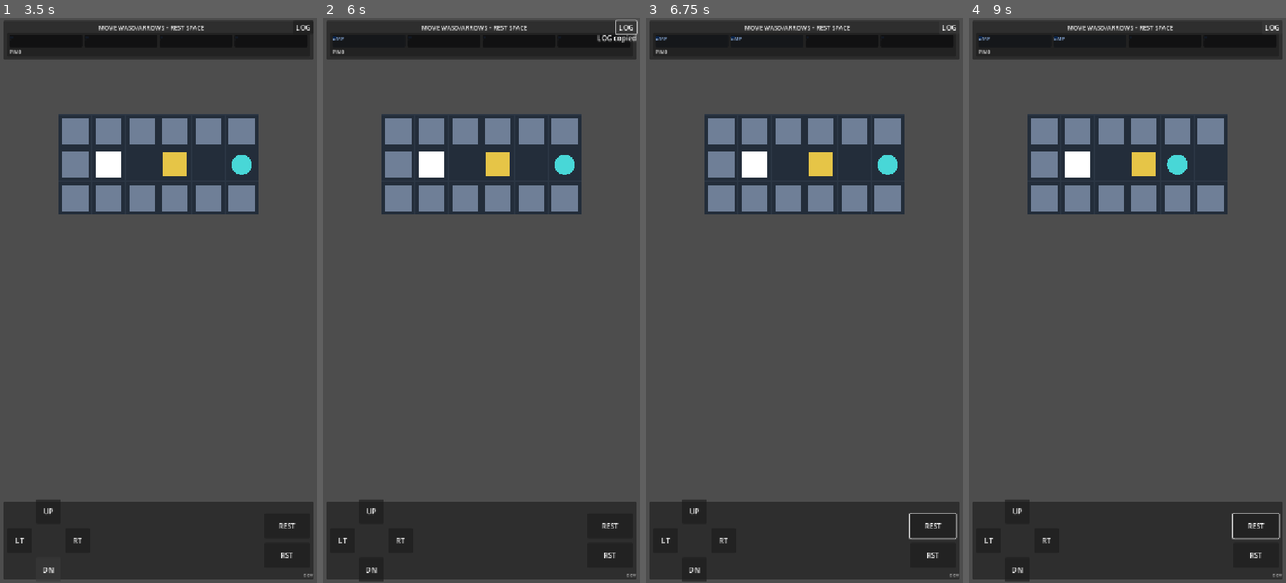
Above: before the commit, frames 1-4 (left to right).
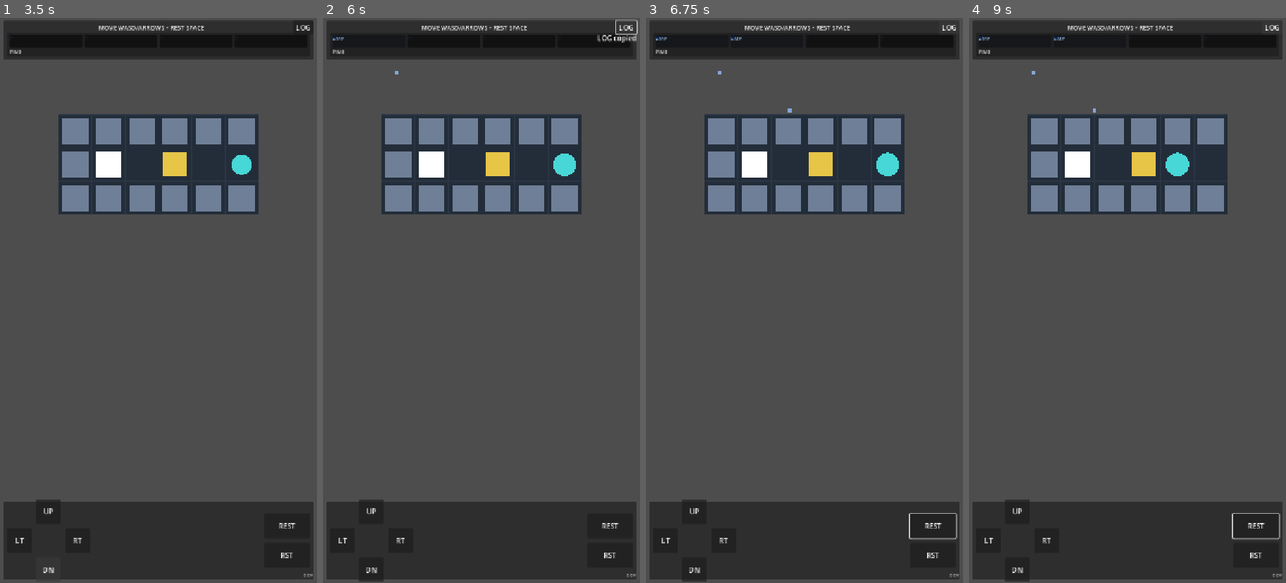
Above: after the commit, the same moments.

Repository: hszqf/Scatterbrain
Game: Godot game, scene res://scenes/app/App.tscn
Same seed, same stepped clock (60 frames per second), same inputs: the game is played once before the commit and once after it.
Inputs:
- Up to frame 1 (3.5 s): click "UP" at 0.5 s; click "LT" at 1.25 s; click "RT" at 2 s; click "DN" at 2.75 s
- Up to frame 2 (6 s): click "REST" at 3.5 s; click "RST" at 4.25 s; click "LOG" at 5 s; tap Enter at 5.75 s; hold Right (move_right) from 5.78 s (still down); tap Space (empty_change) at 5.85 s
- Up to frame 3 (6.75 s): tap R (restart_level) at 6.5 s; release Right (move_right) at 6.53 s; hold Down (move_down) from 6.53 s (still down); tap Space (empty_change) at 6.6 s
- Up to frame 4 (9 s): tap R (restart_level) at 7.25, 8, 8.75 s; release Down (move_down) at 7.28 s; hold Right (move_right) 7.28-8.03 s; tap Space (empty_change) at 7.35, 8.1, 8.85 s; hold Up (move_up) 8.03-8.78 s; hold Left (move_left) from 8.78 s (still down)

Frame 1 is identical in both runs. In frame 2, less than 0.1% of the frame differs, in the area x 22-80%, y 9-28%; in frame 3, less than 0.1%; in frame 4, less than 0.1%.

Commit message:
Add change highlight/fly-in feedback and broaden replay pushout gate

Diff:
--- a/scripts/game/board_view.gd
+++ b/scripts/game/board_view.gd
@@ -101,6 +101,24 @@
 	await _player_view.play_meditate_pulse(action_duration)
 
 
+func get_change_source_global_position(change: ChangeRecord) -> Vector2:
+	var source_node: Node2D = _resolve_change_source_node(change)
+	if source_node != null:
+		return source_node.global_position
+	return global_position
+
+
+func play_change_source_highlight(change: ChangeRecord, duration: float = 0.22) -> void:
+	var source_node: Node2D = _resolve_change_source_node(change)
+	if source_node == null:
+		return
+	var half_duration: float = maxf(duration * 0.5, 0.04)
+	var tween: Tween = create_tween()
+	tween.tween_property(source_node, "scale", Vector2(1.15, 1.15), half_duration).set_trans(Tween.TRANS_SINE).set_ease(Tween.EASE_OUT)
+	tween.tween_property(source_node, "scale", Vector2.ONE, half_duration).set_trans(Tween.TRANS_SINE).set_ease(Tween.EASE_IN_OUT)
+	await tween.finished
+
+
 func get_player_view() -> PlayerView:
 	return _player_view
 
@@ -149,3 +167,13 @@
 
 func get_box_view(entity_id: StringName) -> BoxView:
 	return _ensure_box(entity_id)
+
+
+func _resolve_change_source_node(change: ChangeRecord) -> Node2D:
+	if change == null:
+		return null
+	if change.type == ChangeRecord.ChangeType.EMPTY or change.subject_id == &"":
+		return _player_view
+	if _boxes.has(change.subject_id):
+		return _boxes[change.subject_id]
+	return _player_view
--- a/scripts/game/game_controller.gd
+++ b/scripts/game/game_controller.gd
@@ -208,6 +208,18 @@
 
 
 func append_change(change: ChangeRecord) -> void:
+	if change == null:
+		return
+	var queue_before_append: Array[ChangeRecord] = _queue.entries()
+	var source_global_pos: Vector2 = _board_view.get_change_source_global_position(change)
+	_board_view.play_change_source_highlight(change)
+	_queue_view.play_incoming_change_fx(
+		change,
+		source_global_pos,
+		queue_before_append,
+		_defaults.memory_capacity,
+		_defaults.obsession_capacity
+	)
 	_last_appended_change_summary = _change_summary_or_none(change)
 	_queue.append(change)
 	_recompile_world("append: %s" % change.summary())
@@ -247,7 +259,7 @@
 	_last_pushed_out_summaries = _change_summaries(result.pushed_out_changes)
 	_last_generated_ghost_summaries = _change_summaries(result.generated_ghost_changes)
 	_last_queue_after_compile_summaries = _change_summaries(result.queue_entries)
-	var has_replayable_pushed_out: bool = _has_replayable_pushed_out_changes(result.pushed_out_changes)
+	var has_replayable_pushed_out: bool = not result.pushed_out_changes.is_empty()
 	var can_play_trace: bool = _replay_controller.has_trace_items(replay_trace)
 	var replay_gate_allowed: bool = has_replayable_pushed_out and can_play_trace
 	_last_replay_gate_allowed = replay_gate_allowed
@@ -448,18 +460,6 @@
 	return copied
 
 
-func _has_replayable_pushed_out_changes(pushed_out_changes: Array[ChangeRecord]) -> bool:
-	for change: ChangeRecord in pushed_out_changes:
-		if change == null:
-			continue
-		if change.type == ChangeRecord.ChangeType.EMPTY:
-			continue
-		if change.subject_id == &"":
-			continue
-		return true
-	return false
-
-
 func _collect_trace_subjects(trace: Array[Dictionary]) -> Array[StringName]:
 	var seen: Dictionary[StringName, bool] = {}
 	for item: Dictionary in trace:
@@ -562,12 +562,7 @@
 		return "no_pushed_out"
 	if has_replayable_pushed_out and not can_play_trace:
 		return "no_replay_trace_items"
-	for change: ChangeRecord in pushed_out_changes:
-		if change == null:
-			continue
-		if change.type != ChangeRecord.ChangeType.EMPTY and change.subject_id != &"":
-			return "unknown"
-	return "pushed_out_only_empty"
+	return "pushed_out_without_trace_items"
 
 
 func _queue_entries_for_first_pass(trace: Array[Dictionary], fallback_entries: Array[ChangeRecord]) -> Array[ChangeRecord]:
--- a/scripts/game/memory_queue_view.gd
+++ b/scripts/game/memory_queue_view.gd
@@ -24,6 +24,7 @@
 var _displayed_entries: Array[ChangeRecord] = []
 var _displayed_capacity: int = 0
 var _displayed_obsession_capacity: int = 0
+var _incoming_fx_nodes: Array[ColorRect] = []
 
 
 func _ready() -> void:
@@ -191,6 +192,41 @@
 
 func get_last_animation_trace() -> Array[String]:
 	return _last_animation_trace.duplicate()
+
+
+func play_incoming_change_fx(change: ChangeRecord, source_global_pos: Vector2, current_entries: Array[ChangeRecord], capacity: int, obsession_capacity: int) -> void:
+	if change == null or capacity <= 0:
+		return
+	render_queue(current_entries, capacity, obsession_capacity)
+	var target_index: int = resolve_incoming_slot_index(current_entries, capacity)
+	var target_slot: Panel = _slot_at(target_index)
+	if target_slot == null:
+		return
+	var target_global: Vector2 = target_slot.get_global_rect().get_center()
+	var particle: ColorRect = ColorRect.new()
+	particle.mouse_filter = Control.MOUSE_FILTER_IGNORE
+	particle.size = Vector2(10, 10)
+	particle.pivot_offset = particle.size * 0.5
+	particle.color = _slot_color(change)
+	particle.position = _to_local_canvas(source_global_pos) - particle.pivot_offset
+	add_child(particle)
+	_incoming_fx_nodes.append(particle)
+	var travel_time: float = maxf(append_duration * 0.9, 0.14)
+	var tween: Tween = create_tween()
+	tween.set_parallel(true)
+	tween.tween_property(particle, "position", _to_local_canvas(target_global) - particle.pivot_offset, travel_time).set_trans(Tween.TRANS_QUAD).set_ease(Tween.EASE_OUT)
+	tween.tween_property(particle, "scale", Vector2(0.55, 0.55), travel_time)
+	await tween.finished
+	particle.queue_free()
+	_incoming_fx_nodes.erase(particle)
+
+
+func resolve_incoming_slot_index(current_entries: Array[ChangeRecord], capacity: int) -> int:
+	if capacity <= 0:
+		return -1
+	if current_entries.size() < capacity:
+		return current_entries.size()
+	return capacity - 1
 
 
 func _rebuild_slots(entries: Array[ChangeRecord], capacity: int) -> void:
@@ -315,3 +351,7 @@
 	if tween != null:
 		tween.kill()
 	_slot_focus_tweens.erase(slot_index)
+
+
+func _to_local_canvas(global_point: Vector2) -> Vector2:
+	return get_global_transform_with_canvas().affine_inverse() * global_point
